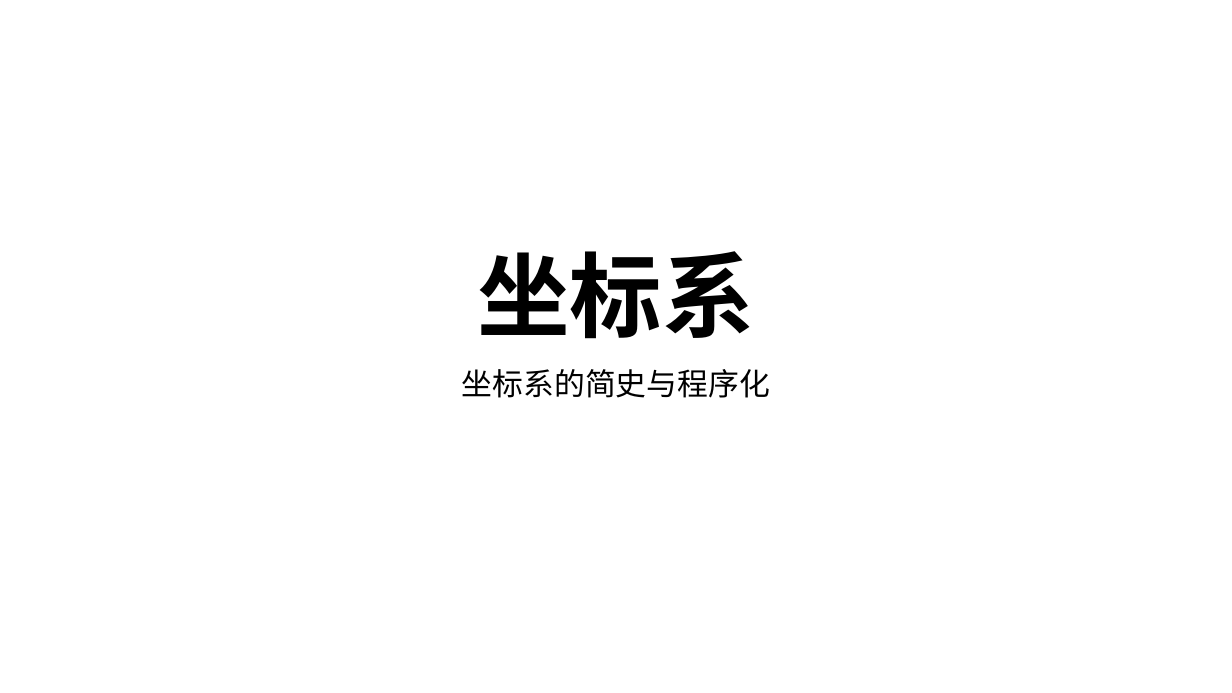
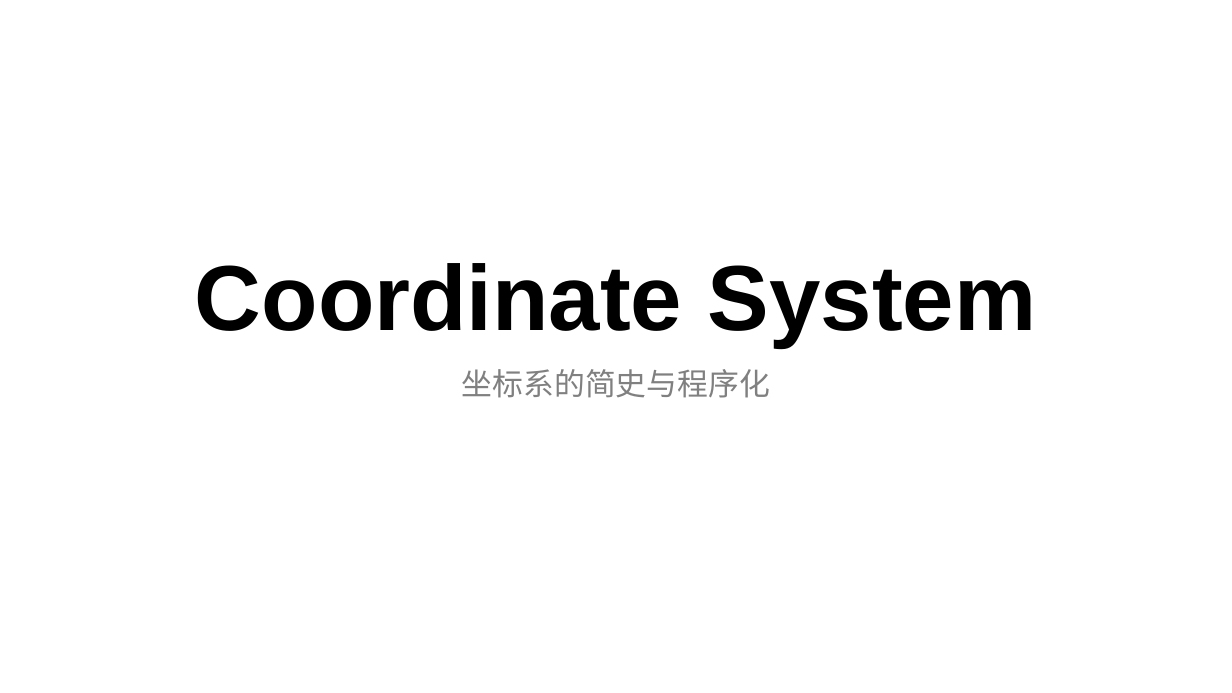
Before and after one commit to panguojun/Coordinate-System, a slide deck: slide 1 of 坐标系.pptx. Drawn at 1232x693 pixels with LibreOffice and Linux fonts; fonts in the diff are those of the drawing. Boxes give left, top, right and bottom in pixels: in the first picture for what was removed or moved away, otherwise in the second. Text is boxed around its words. In the diff, an @@ line names an element or a change of style, - is before the commit and + after.

```diff
--- a/坐标系.pptx
+++ b/坐标系.pptx
@@ title at (195, 263, 1037, 346): text changed; font Noto Sans CJK SC to Arial @@
-坐标系
+Coordinate System
@@ subtitle "坐标系的简史与程序化" at (462, 369, 770, 398): text colour #000000 to #808080 @@
```
Also in this commit, not shown: 11 other slides changed, 2 slides added.
